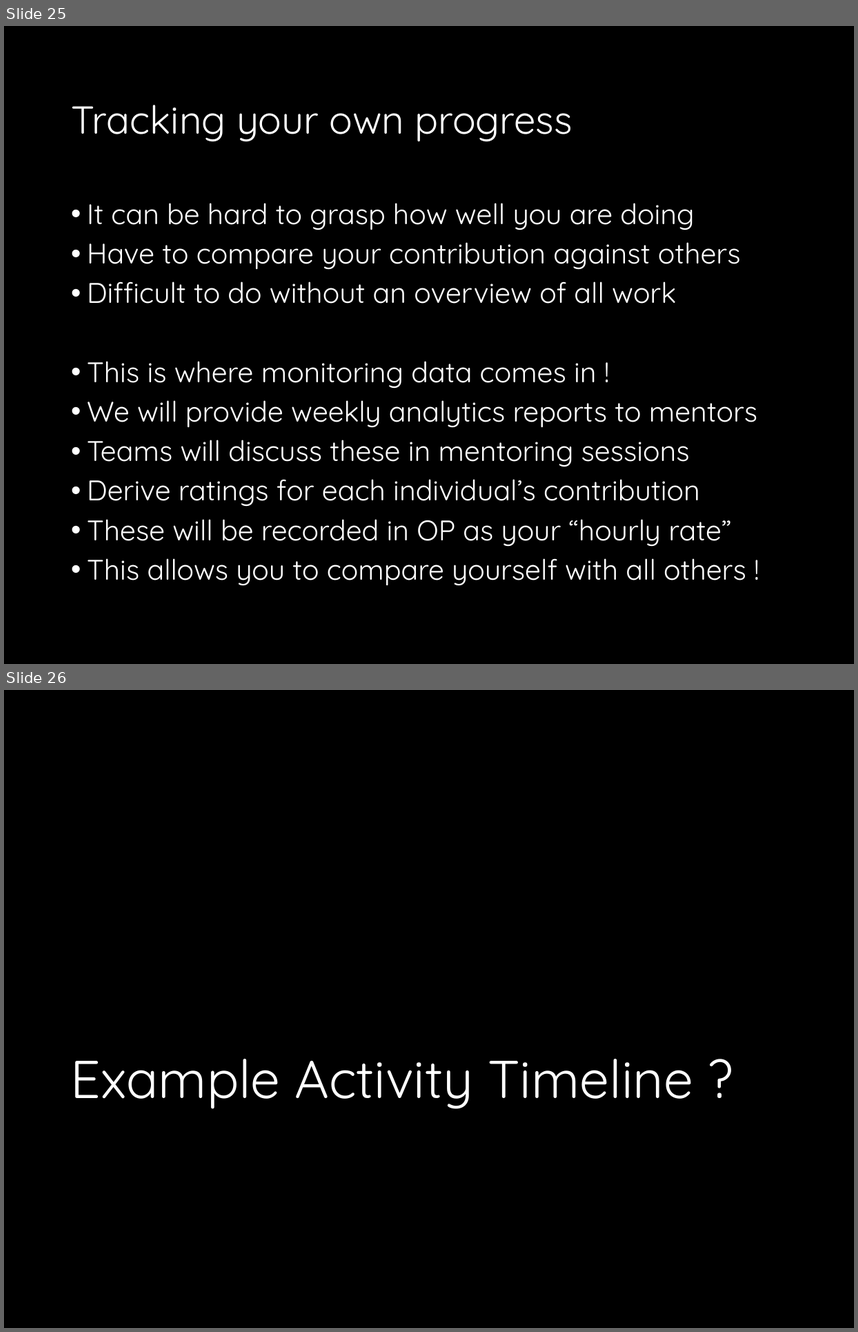
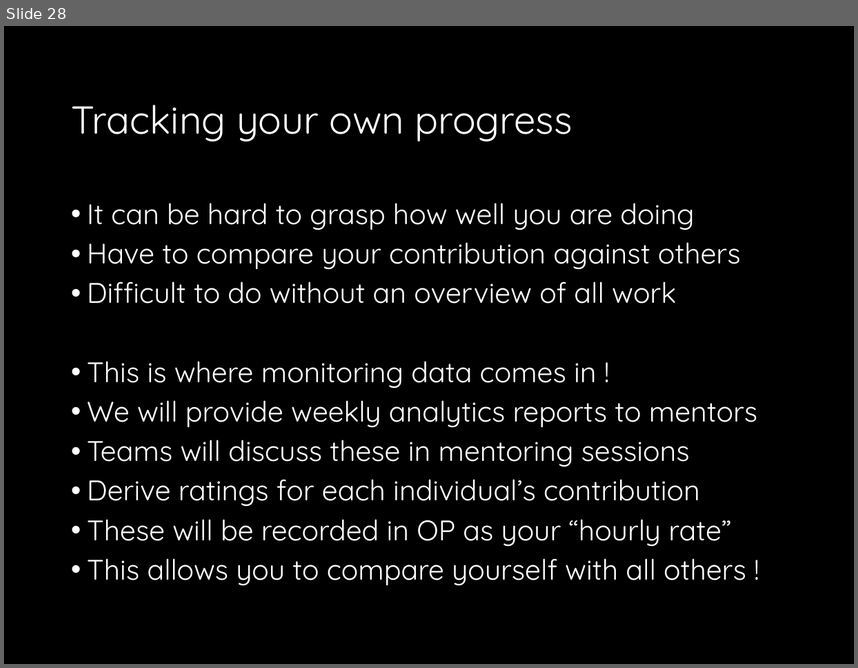
Before and after one commit to fossabot/SPE2018, a slide deck: Lecture Slides/02 Open Project.pptx. Shown one above the other, each under a label of ours: slides 25 and 26 before the commit, slide 28 after it. The pictures are 858x1332 and 858x668 pixels, drawn with LibreOffice and Linux fonts; fonts in the diff are those of the drawing. Boxes give left, top, right and bottom in pixels: in the first picture for what was removed or moved away, otherwise in the second. Text is boxed around its words. In the diff, an @@ line names an element or a change of style, - is before the commit and + after.

```diff
--- a/Lecture Slides/02 Open Project.pptx
+++ b/Lecture Slides/02 Open Project.pptx
@@ slide 26 removed at [4, 690, 854, 1328], background #000000 @@
@@ title removed at [70, 1058, 693, 1109] @@
-Example Activity Timeline ?
@@ what was slide 25 is now slide 28 @@
```
Also in this commit, not shown: 1 slide changed, 3 slides added, 2 other slides removed, 1 other file.
